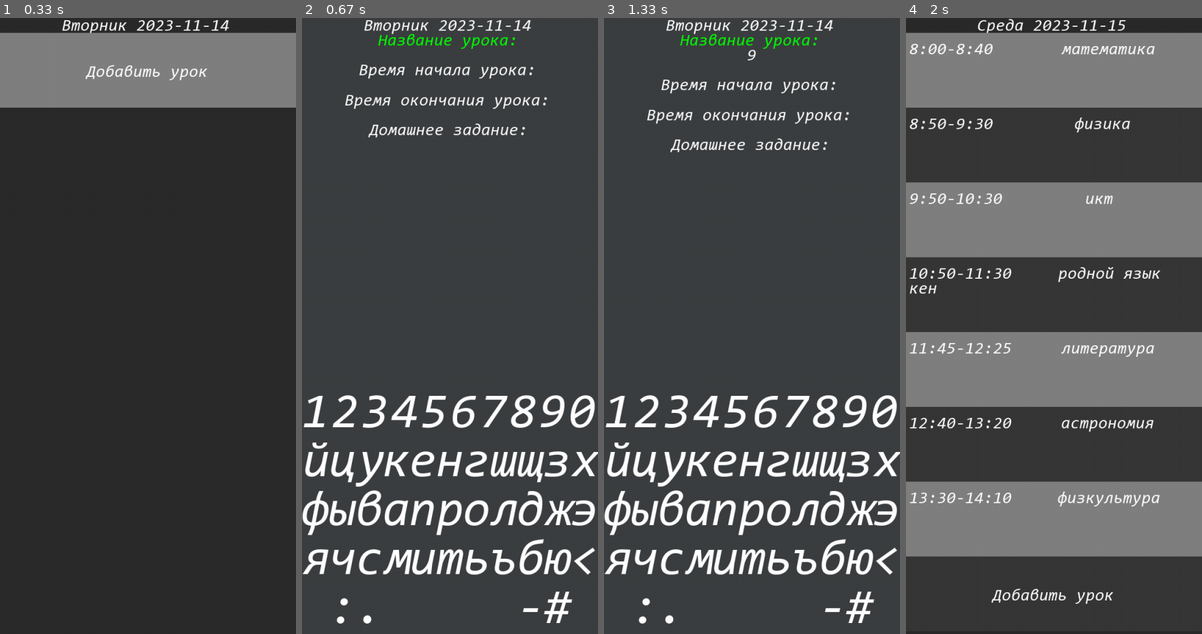
Above: before the commit, frames 1-4 (left to right).
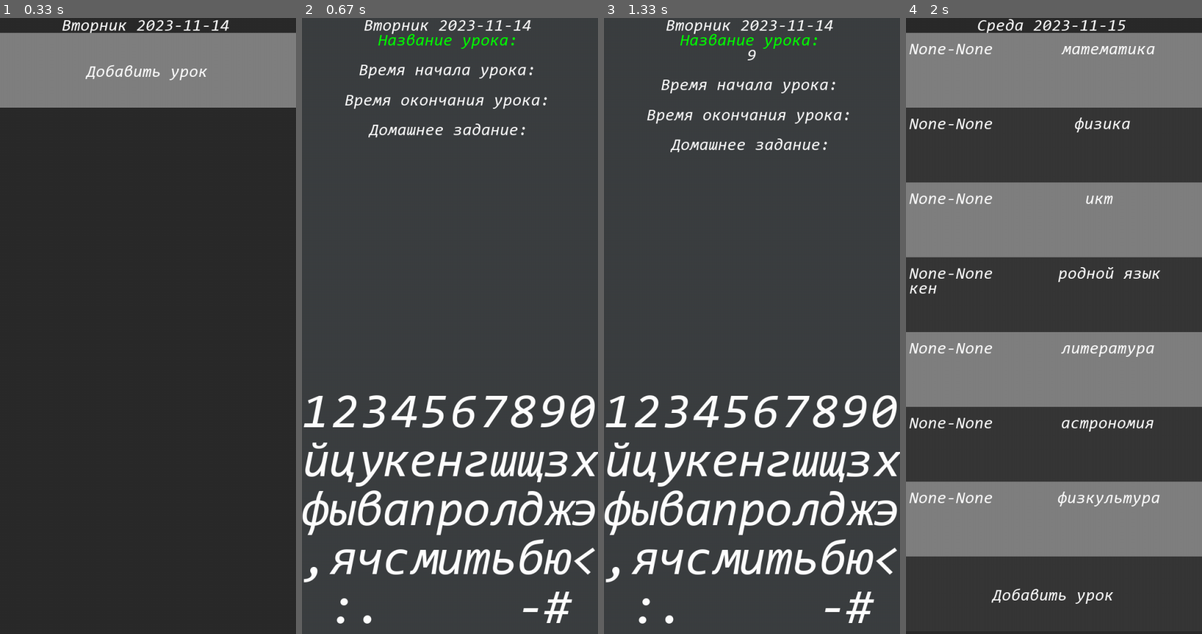
Above: after the commit, the same moments.

Repository: MR-Geri/diary
Game: pygame game, started from main.py
Two runs of this game, one before a commit and one after it. Both use one fixed random seed, a clock stepped at 60 frames per second and the inputs below.
Inputs (mouse positions are in pixels of both pictures, inside the frame that each line leads up to):
- Up to frame 1 (0.33 s): no input
- Up to frame 2 (0.67 s): click (447, 73) at 0.38 s, where only the run after the commit has a clickable "Добавить урок"
- Up to frame 3 (1.33 s): click (855, 399) at 0.82 s; press the mouse at (855, 399) at 1.13 s; move the mouse to (784, 295) at 1.23 s
- Up to frame 4 (2 s): release the mouse at (1012, 196) at 1.37 s; press the mouse at (1157, 399) at 1.63 s; move the mouse to (1095, 258) at 1.73 s; release the mouse at (1030, 122) at 1.87 s

Frame 1 is identical in both runs. In frame 2, 1.6% of the frame differs, in the area x 0-72%, y 86-92%; in frame 3, 1.6%; in frame 4, 2.0%, in the area x 1-36%, y 4-79%.

Commit message:
Правки интерфейса

Diff:
--- a/data/data.json
+++ b/data/data.json
@@ -56,7 +56,14 @@
   },
   {
     "day": "\u0427\u0435\u0442\u0432\u0435\u0440\u0433",
-    "lessons": []
+    "lessons": [
+      {
+        "lesson": "",
+        "less_start": "8:00",
+        "less_finish": "8:40",
+        "task": ","
+      }
+    ]
   },
   {
     "day": "\u041f\u044f\u0442\u043d\u0438\u0446\u0430",
--- a/main.py
+++ b/main.py
@@ -49,8 +49,9 @@
         self.day = 0 if now == 5 or now == 6 else now
         #
         self.last_click = 0
+        self.time_click = datetime.datetime.now()
         self.text_keyboard = ''
-        self.keys = ['1234567890', 'йцукенгшщзх', 'фывапролджэ', 'ячсмитьъбю<', ' :.     -# ']
+        self.keys = ['1234567890', 'йцукенгшщзх', 'фывапролджэ', ',ячсмитьбю<', ' :.     -# ']
         self.cards_flag = True
         self.add_task_flag = False
         self.keyboard_flag = False
@@ -63,12 +64,12 @@
         self.color = [(55, 55, 55) if i % 2 != 0 else (128, 128, 128) for i in range(8)]
         #
         self.name_lesson_flag = False
-        self.time_start_flag = False
-        self.time_finish_flag = False
+        self.less_start_flag = False
+        self.less_finish_flag = False
         self.dz_flag = False
         self.name_lesson = []
-        self.time_start = []
-        self.time_finish = []
+        self.less_start = []
+        self.less_finish = []
         self.dz = []
         #
         self.keyboard_text_size = int((width + height) / 3320 * 180)
@@ -94,10 +95,10 @@
                         self.last_click = 0
                         if self.name_lesson_flag:
                             self.name_lesson_flag = False
-                        elif self.time_start_flag:
-                            self.time_start_flag = False
-                        elif self.time_finish_flag:
-                            self.time_finish_flag = False
+                        elif self.less_start_flag:
+                            self.less_start_flag = False
+                        elif self.less_finish_flag:
+                            self.less_finish_flag = False
                         elif self.dz_flag:
                             self.dz_flag = False
                         else:
@@ -130,12 +131,12 @@
             if y < pos[1] < y + self.card_height and self.last_click == 1 and click == 0:
                 #
                 self.name_lesson_flag = True
-                self.time_start_flag = True
-                self.time_finish_flag = True
+                self.less_start_flag = True
+                self.less_finish_flag = True
                 self.dz_flag = True
                 self.name_lesson = []
-                self.time_start = []
-                self.time_finish = []
+                self.less_start = []
+                self.less_finish = []
                 self.dz = []
                 #
                 self.add_lesson_flag = True
@@ -143,8 +144,8 @@
                 self.cards_flag = False
 
     def add_lesson_action(self):
-        start = ''.join(self.time_start)
-        finish = ''.join(self.time_finish)
+        start = ''.join(self.less_start)
+        finish = ''.join(self.less_finish)
         try:
             with open('data/time.json') as f:
                 time = json.load(f)
@@ -154,8 +155,8 @@
             pass
         self.file[self.day]['lessons'].append(
             {"lesson": ''.join(self.name_lesson),
-             "time_start": start,
-             "time_finish": finish,
+             "less_start": start,
+             "less_finish": finish,
              "task": ''.join(self.dz)}
         )
         main.save()
@@ -163,10 +164,13 @@
     def action(self):
         pos = pygame.mouse.get_pos()
         click = pygame.mouse.get_pressed()[0]
+        if self.last_click == 0 and click == 1:
+            main.draw_all()
         if not self.swype and self.last_click == 0 and click == 1:
             self.swype_pos = pos
             self.swype = True
         elif self.swype and self.last_click == 1 and click == 0:
+            self.time_click = datetime.datetime.now()
             if pos[1] - self.swype_pos[1] < 0 and \
                     abs(pos[1] - self.swype_pos[1]) >= height * (1/6) and (self.add_task_flag or self.add_lesson_flag):
                 self.cards_flag = True
@@ -174,8 +178,8 @@
                 self.add_lesson_flag = False
                 self.keyboard_flag = False
                 self.name_lesson_flag = False
-                self.time_start_flag = False
-                self.time_finish_flag = False
+                self.less_start_flag = False
+                self.less_finish_flag = False
                 self.dz_flag = False
             elif pos[0] - self.swype_pos[0] < 0 and\
                     abs(pos[0] - self.swype_pos[0]) >= width * (1/4) and self.cards_flag:
@@ -193,6 +197,7 @@
                     main.card_action(pos, click)
             self.swype = False
             main.draw_all()
+
         self.last_click = 0 if click == 0 else 1
 
     def add_task_draw(self):
@@ -226,17 +231,17 @@
             while len(text_keyboard) > 0:
                 self.name_lesson.append(text_keyboard[:self.card_text_crop])
                 text_keyboard = text_keyboard[self.card_text_crop:]
-        elif self.time_start_flag:
-            self.time_start = []
+        elif self.less_start_flag:
+            self.less_start = []
             text_keyboard = self.text_keyboard
             while len(text_keyboard) > 0:
-                self.time_start.append(text_keyboard[:self.card_text_crop])
+                self.less_start.append(text_keyboard[:self.card_text_crop])
                 text_keyboard = text_keyboard[self.card_text_crop:]
-        elif self.time_finish_flag:
-            self.time_finish = []
+        elif self.less_finish_flag:
+            self.less_finish = []
             text_keyboard = self.text_keyboard
             while len(text_keyboard) > 0:
-                self.time_finish.append(text_keyboard[:self.card_text_crop])
+                self.less_finish.append(text_keyboard[:self.card_text_crop])
                 text_keyboard = text_keyboard[self.card_text_crop:]
         elif self.dz_flag:
             self.dz = []
@@ -250,15 +255,15 @@
             *self.name_lesson,
             '',
             ['Время начала урока:',
-             (0, 255, 0) if self.time_start_flag and not self.name_lesson_flag else (255, 255, 255)],
-            *self.time_start,
+             (0, 255, 0) if self.less_start_flag and not self.name_lesson_flag else (255, 255, 255)],
+            *self.less_start,
             '',
             ['Время окончания урока:',
-             (0, 255, 0) if self.time_finish_flag and not self.time_start_flag else (255, 255, 255)],
-            *self.time_finish,
+             (0, 255, 0) if self.less_finish_flag and not self.less_start_flag else (255, 255, 255)],
+            *self.less_finish,
             '',
             ['Домашнее задание:',
-             (0, 255, 0) if self.dz_flag and not self.time_finish_flag else (255, 255, 255)],
+             (0, 255, 0) if self.dz_flag and not self.less_finish_flag else (255, 255, 255)],
             *self.dz
         ]
         for i in range(len(data_print)):
@@ -291,8 +296,8 @@
         for i in range(len(self.file[self.day]["lessons"])):
             y = self.cards_y0 + self.card_height * i
             pygame.draw.rect(display, (self.color[i]), (0, y, width, self.card_height))
-            text_print(message=f'{self.file[self.day]["lessons"][i].get("time_start")}-'
-                               f'{self.file[self.day]["lessons"][i].get("time_finish")}',
+            text_print(message=f'{self.file[self.day]["lessons"][i].get("less_start")}-'
+                               f'{self.file[self.day]["lessons"][i].get("less_finish")}',
                        x=x,
                        y=y + self.card_height * (12 / 100),
                        font_size=self.cards_text_size)
@@ -380,8 +385,8 @@
                             quit()
                         self.file[days.index(day)]['lessons'].append(
                             {"lesson": lesson[0],
-                             "time_start": lesson[1],
-                             "time_finish": lesson[2],
+                             "less_start": lesson[1],
+                             "less_finish": lesson[2],
                              "task": ""}
                         )
             main.save()
